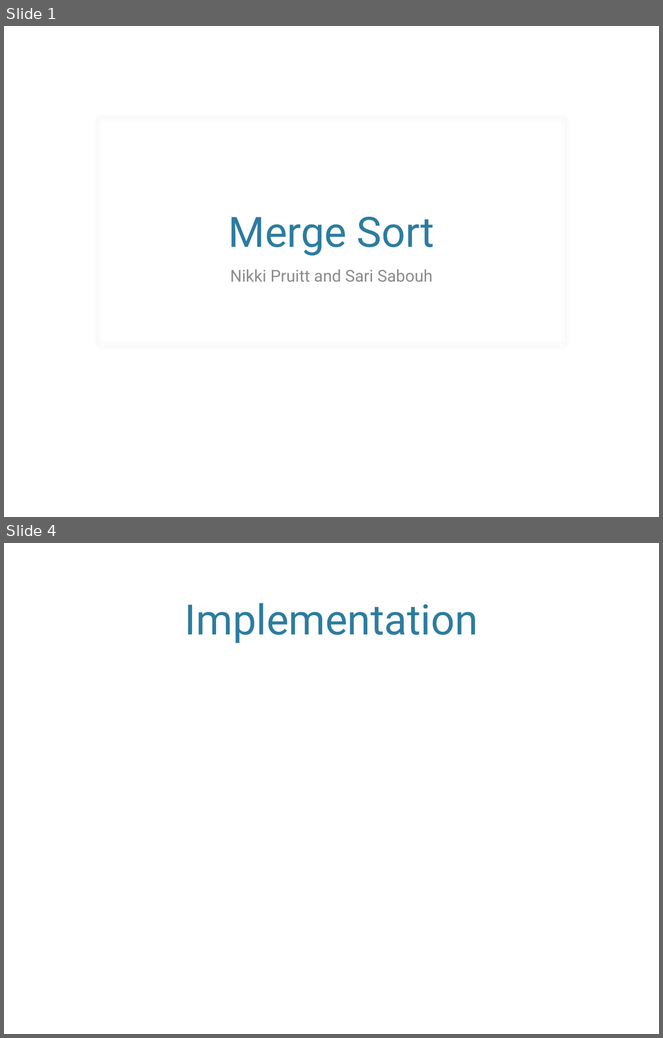
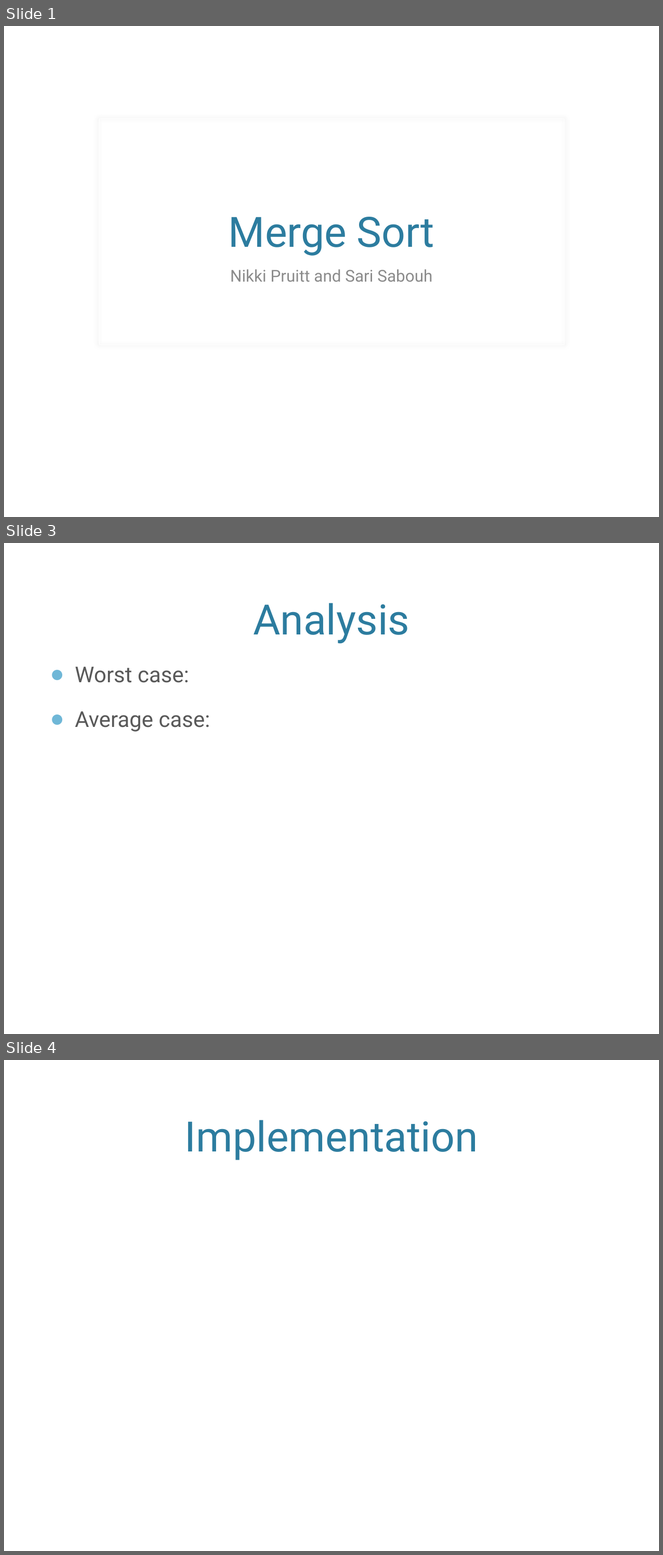
Before and after one commit to nikkipruitt/SortingProject, a slide deck: MergeSortPresentation.pptx. Shown one above the other, each under a label of ours: slides 1 and 4 before the commit, slides 1, 3 and 4 after it; the slides between them are not shown. The pictures are 663x1038 and 663x1555 pixels, drawn with LibreOffice and Linux fonts; fonts in the diff are those of the drawing; background and template pictures are left out. Boxes give left, top, right and bottom in pixels: in the first picture for what was removed or moved away, otherwise in the second. Text is boxed around its words. In the diff, an @@ line names an element or a change of style, - is before the commit and + after.

```diff
--- a/MergeSortPresentation.pptx
+++ b/MergeSortPresentation.pptx
@@ slide 3 added at (x1=4, y1=543, x2=659, y2=1034), background picture (left out) @@
@@ title added at (x1=253, y1=603, x2=410, y2=643), 46 pt, text #2C7C9F @@
+Analysis
@@ text added at (x1=75, y1=667, x2=210, y2=732), 24 pt, text #595959 @@
+● Worst case:
+● Average case:
```
Also in this commit, not shown: 1 other slide added, 2 slides removed.
